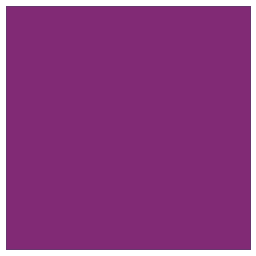
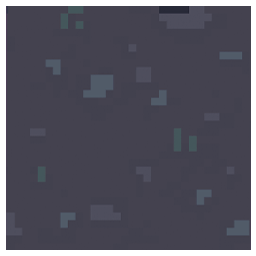
Comparing the layer stacks of the two 256x256 images. Changes:
added layer "图层 1" above "背景" over [6, 6, 251, 250]
added layer "背景" over [6, 6, 251, 250]
